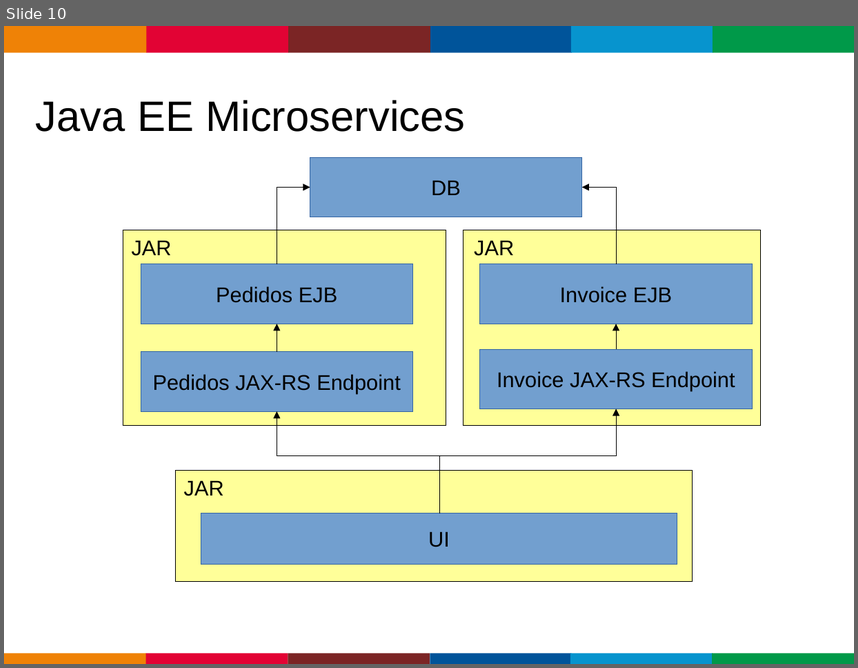
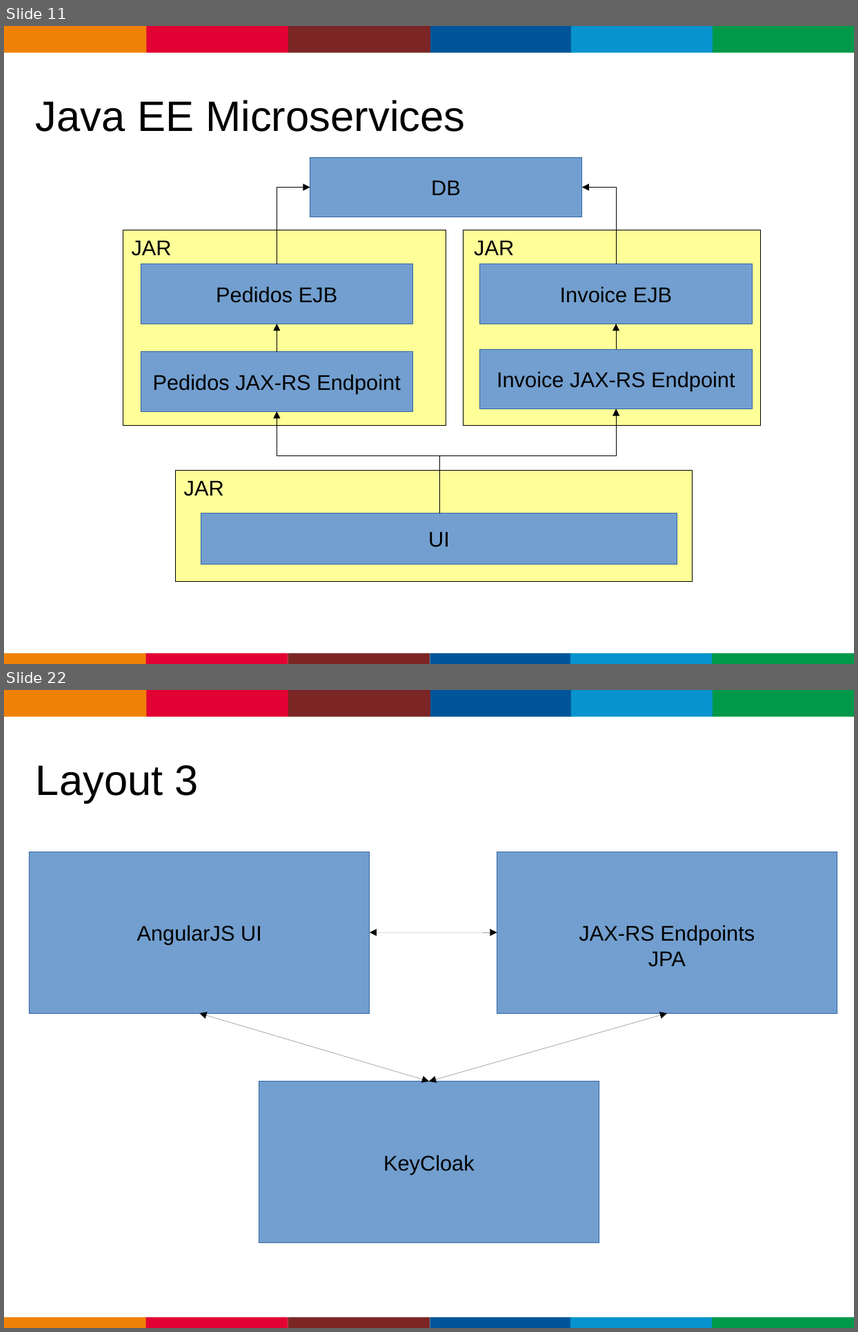
Before and after one commit to gastaldi/talks, a slide deck: WildFlySwarm/TDC 2016/wildflyswarm.odp. Shown one above the other, each under a label of ours: slide 10 before the commit, slides 11 and 22 after it; the slides between them are not shown. The pictures are 858x668 and 858x1332 pixels, drawn with LibreOffice and Linux fonts; fonts in the diff are those of the drawing; background and template pictures are left out. Boxes give left, top, right and bottom in pixels: in the first picture for what was removed or moved away, otherwise in the second. Text is boxed around its words. In the diff, an @@ line names an element or a change of style, - is before the commit and + after.

```diff
--- a/WildFlySwarm/TDC 2016/wildflyswarm.odp
+++ b/WildFlySwarm/TDC 2016/wildflyswarm.odp
@@ slide 22 added at box(4, 690, 854, 1328), background #FFFFFF; not listed: 13 template elements that a slide beside it also shows @@
@@ title added at box(36, 765, 199, 803), 36 pt, text #000000 @@
+Layout 3
@@ rectangle added at box(30, 851, 370, 1013), fill #729FCF, outline #3465A4 0 pt, 18 pt, text #000000 @@
+AngularJS UI
@@ rectangle added at box(497, 851, 837, 1013), fill #729FCF, outline #3465A4 0 pt, 18 pt, text #000000 @@
+JAX-RS Endpoints
+JPA
@@ double arrow added from (370, 932) to (497, 932), #000000 0 pt @@
@@ double arrow added from (199, 1013) to (429, 1081), #000000 0 pt @@
@@ double arrow added from (667, 1013) to (429, 1081), #000000 0 pt @@
@@ rectangle added at box(259, 1081, 599, 1243), fill #729FCF, outline #3465A4 0 pt, 18 pt, text #000000 @@
+KeyCloak
@@ what was slide 10 is now slide 11 @@
```
Also in this commit, not shown: 8 slides changed, 9 other slides added, 1 slide removed.
